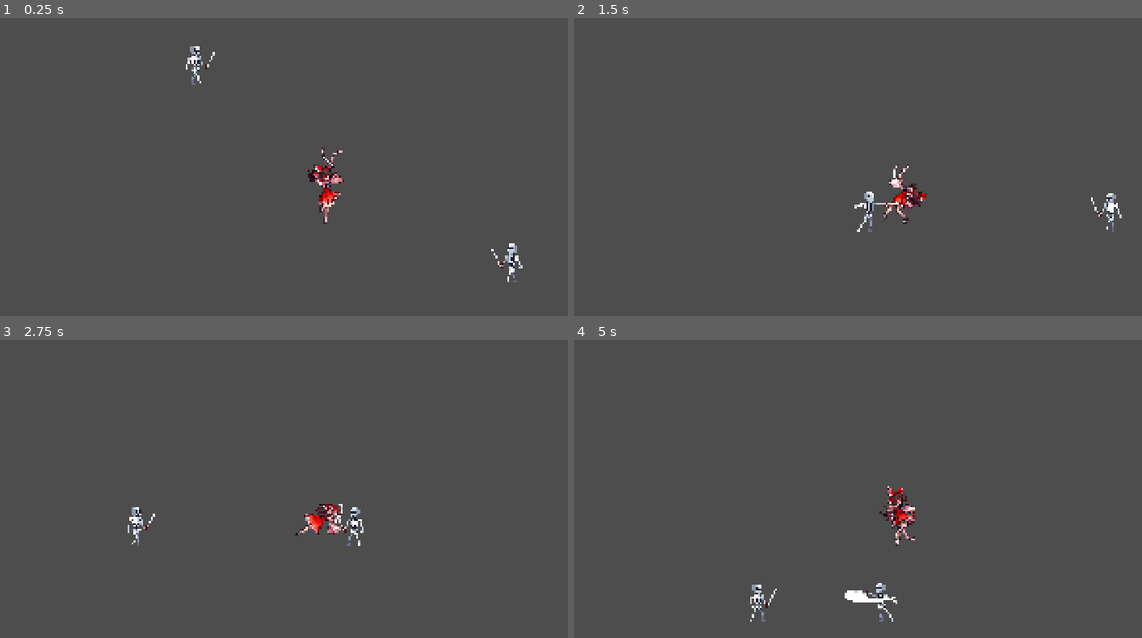
Above: before the commit, frames 1-4 (two rows, left to right).
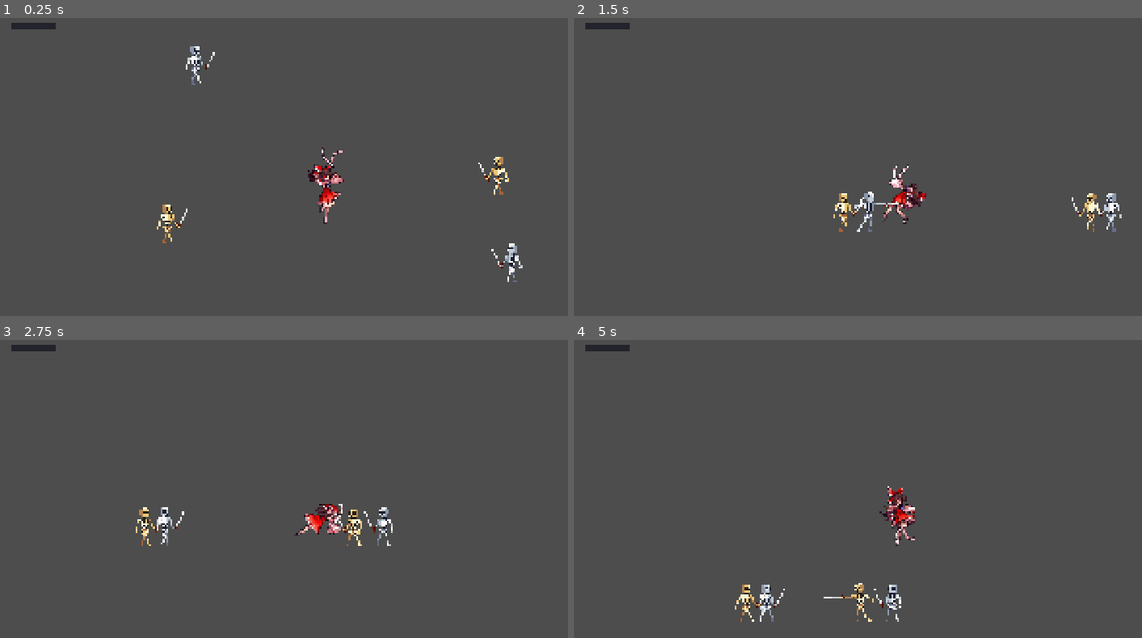
Above: after the commit, the same moments.

Repository: Shelvs-k/trabalho-godot-ufc
Game: Godot game, scene res://scenes/levels/fase_1.tscn
Same seed, same stepped clock (60 frames per second), same inputs: the game is played once before the commit and once after it.
Inputs (mouse positions are in pixels of both pictures, inside the frame that each line leads up to):
- Up to frame 1 (0.25 s): no input
- Up to frame 2 (1.5 s): move the mouse to (1039, 175) at 0.52 s; hold A (right) from 0.53 s (still down); click (1039, 175) at 0.6 s; tap W (jump) at 0.77 s; move the mouse to (767, 211) at 1.27 s; click (767, 211) at 1.35 s
- Up to frame 3 (2.75 s): tap W (jump) at 1.52 s; move the mouse to (386, 435) at 2.02 s; release A (right) at 2.03 s; hold D (left) from 2.03 s (still down); hold Shift (run) from 2.03 s (still down); click (386, 435) at 2.3 s
- Up to frame 4 (5 s): move the mouse to (863, 587) at 2.77 s; release D (left) at 2.78 s; release Shift (run) at 2.78 s; hold A (right) 2.78-4.28 s; click (863, 587) at 2.85 s; tap W (jump) at 3.02, 3.77, 4.52 s; move the mouse to (1090, 569) at 3.52 s; click (1090, 569) at 3.6 s; move the mouse to (704, 462) at 4.27 s; hold D (left) from 4.28 s (still down); tap Shift (run) at 4.35 s; click (704, 462) at 4.55 s

The runs differ from the first frame. In frame 1, 0.6% of the frame differs, in the area x 1-90%, y 1-76%; in frame 2, 0.6%; in frame 3, 1.1%; in frame 4, 1.3%, in the area x 1-58%, y 1-95%.

Commit message:
Adicionado barra de vida inicial

Diff:
--- /dev/null
+++ b/scenes/enemies/skeleton_yellow.tscn
@@ -0,0 +1,469 @@
+[gd_scene format=3 uid="uid://cu83iifmnyq3"]
+
+[ext_resource type="Script" uid="uid://dn66h8bqrxniv" path="res://scripts/enemies/skeleton_white.gd" id="1_44vgj"]
+[ext_resource type="Texture2D" uid="uid://inesj1pcti8s" path="res://sprites/enemies/Skeleton_Yellow/Skeleton_01_Yellow_Attack1.png" id="2_sviog"]
+[ext_resource type="Texture2D" uid="uid://cgy0qg051jkqx" path="res://sprites/enemies/Skeleton_Yellow/Skeleton_01_Yellow_Attack2.png" id="3_oo25e"]
+[ext_resource type="Texture2D" uid="uid://bd51xt3q8smjj" path="res://sprites/enemies/Skeleton_Yellow/Skeleton_01_Yellow_Die.png" id="4_o6xwd"]
+[ext_resource type="Texture2D" uid="uid://cdf81ltdo1svj" path="res://sprites/enemies/Skeleton_Yellow/Skeleton_01_Yellow_Hurt.png" id="5_tkwaa"]
+[ext_resource type="Texture2D" uid="uid://uaxtiit1706k" path="res://sprites/enemies/Skeleton_Yellow/Skeleton_01_Yellow_Idle.png" id="6_twoqx"]
+[ext_resource type="Texture2D" uid="uid://boor7vrvqg1b7" path="res://sprites/enemies/Skeleton_Yellow/Skeleton_01_Yellow_Walk.png" id="7_qji2g"]
+
+[sub_resource type="AtlasTexture" id="AtlasTexture_2h7pa"]
+atlas = ExtResource("2_sviog")
+region = Rect2(0, 0, 96, 64)
+
+[sub_resource type="AtlasTexture" id="AtlasTexture_16m2j"]
+atlas = ExtResource("2_sviog")
+region = Rect2(96, 0, 96, 64)
+
+[sub_resource type="AtlasTexture" id="AtlasTexture_6o8de"]
+atlas = ExtResource("2_sviog")
+region = Rect2(192, 0, 96, 64)
+
+[sub_resource type="AtlasTexture" id="AtlasTexture_vbff8"]
+atlas = ExtResource("2_sviog")
+region = Rect2(288, 0, 96, 64)
+
+[sub_resource type="AtlasTexture" id="AtlasTexture_0r88w"]
+atlas = ExtResource("2_sviog")
+region = Rect2(384, 0, 96, 64)
+
+[sub_resource type="AtlasTexture" id="AtlasTexture_h5vh6"]
+atlas = ExtResource("2_sviog")
+region = Rect2(480, 0, 96, 64)
+
+[sub_resource type="AtlasTexture" id="AtlasTexture_ivah3"]
+atlas = ExtResource("2_sviog")
+region = Rect2(576, 0, 96, 64)
+
+[sub_resource type="AtlasTexture" id="AtlasTexture_jv0db"]
+atlas = ExtResource("2_sviog")
+region = Rect2(672, 0, 96, 64)
+
+[sub_resource type="AtlasTexture" id="AtlasTexture_nxyr5"]
+atlas = ExtResource("2_sviog")
+region = Rect2(768, 0, 96, 64)
+
+[sub_resource type="AtlasTexture" id="AtlasTexture_0c1qt"]
+atlas = ExtResource("2_sviog")
+region = Rect2(864, 0, 96, 64)
+
+[sub_resource type="AtlasTexture" id="AtlasTexture_g5tv7"]
+atlas = ExtResource("3_oo25e")
+region = Rect2(0, 0, 96, 64)
+
+[sub_resource type="AtlasTexture" id="AtlasTexture_vwkr0"]
+atlas = ExtResource("3_oo25e")
+region = Rect2(96, 0, 96, 64)
+
+[sub_resource type="AtlasTexture" id="AtlasTexture_rodd8"]
+atlas = ExtResource("3_oo25e")
+region = Rect2(192, 0, 96, 64)
+
+[sub_resource type="AtlasTexture" id="AtlasTexture_gsq5l"]
+atlas = ExtResource("3_oo25e")
+region = Rect2(288, 0, 96, 64)
+
+[sub_resource type="AtlasTexture" id="AtlasTexture_8byc8"]
+atlas = ExtResource("3_oo25e")
+region = Rect2(384, 0, 96, 64)
+
+[sub_resource type="AtlasTexture" id="AtlasTexture_dga1j"]
+atlas = ExtResource("3_oo25e")
+region = Rect2(480, 0, 96, 64)
+
+[sub_resource type="AtlasTexture" id="AtlasTexture_n5sk2"]
+atlas = ExtResource("3_oo25e")
+region = Rect2(576, 0, 96, 64)
+
+[sub_resource type="AtlasTexture" id="AtlasTexture_ymxti"]
+atlas = ExtResource("3_oo25e")
+region = Rect2(672, 0, 96, 64)
+
+[sub_resource type="AtlasTexture" id="AtlasTexture_lcb6k"]
+atlas = ExtResource("3_oo25e")
+region = Rect2(768, 0, 96, 64)
+
+[sub_resource type="AtlasTexture" id="AtlasTexture_44vgj"]
+atlas = ExtResource("4_o6xwd")
+region = Rect2(0, 0, 96, 64)
+
+[sub_resource type="AtlasTexture" id="AtlasTexture_sviog"]
+atlas = ExtResource("4_o6xwd")
+region = Rect2(96, 0, 96, 64)
+
+[sub_resource type="AtlasTexture" id="AtlasTexture_oo25e"]
+atlas = ExtResource("4_o6xwd")
+region = Rect2(192, 0, 96, 64)
+
+[sub_resource type="AtlasTexture" id="AtlasTexture_o6xwd"]
+atlas = ExtResource("4_o6xwd")
+region = Rect2(288, 0, 96, 64)
+
+[sub_resource type="AtlasTexture" id="AtlasTexture_tkwaa"]
+atlas = ExtResource("4_o6xwd")
+region = Rect2(384, 0, 96, 64)
+
+[sub_resource type="AtlasTexture" id="AtlasTexture_twoqx"]
+atlas = ExtResource("4_o6xwd")
+region = Rect2(480, 0, 96, 64)
+
+[sub_resource type="AtlasTexture" id="AtlasTexture_qji2g"]
+atlas = ExtResource("4_o6xwd")
+region = Rect2(576, 0, 96, 64)
+
+[sub_resource type="AtlasTexture" id="AtlasTexture_pyoyu"]
+atlas = ExtResource("4_o6xwd")
+region = Rect2(672, 0, 96, 64)
+
+[sub_resource type="AtlasTexture" id="AtlasTexture_t0per"]
+atlas = ExtResource("4_o6xwd")
+region = Rect2(768, 0, 96, 64)
+
+[sub_resource type="AtlasTexture" id="AtlasTexture_tekdy"]
+atlas = ExtResource("4_o6xwd")
+region = Rect2(864, 0, 96, 64)
+
+[sub_resource type="AtlasTexture" id="AtlasTexture_6mrjm"]
+atlas = ExtResource("4_o6xwd")
+region = Rect2(960, 0, 96, 64)
+
+[sub_resource type="AtlasTexture" id="AtlasTexture_icgvg"]
+atlas = ExtResource("4_o6xwd")
+region = Rect2(1056, 0, 96, 64)
+
+[sub_resource type="AtlasTexture" id="AtlasTexture_06v66"]
+atlas = ExtResource("4_o6xwd")
+region = Rect2(1152, 0, 96, 64)
+
+[sub_resource type="AtlasTexture" id="AtlasTexture_0tjjk"]
+atlas = ExtResource("5_tkwaa")
+region = Rect2(0, 0, 96, 64)
+
+[sub_resource type="AtlasTexture" id="AtlasTexture_1hokt"]
+atlas = ExtResource("5_tkwaa")
+region = Rect2(96, 0, 96, 64)
+
+[sub_resource type="AtlasTexture" id="AtlasTexture_g41xw"]
+atlas = ExtResource("5_tkwaa")
+region = Rect2(192, 0, 96, 64)
+
+[sub_resource type="AtlasTexture" id="AtlasTexture_guk3w"]
+atlas = ExtResource("5_tkwaa")
+region = Rect2(288, 0, 96, 64)
+
+[sub_resource type="AtlasTexture" id="AtlasTexture_bp65l"]
+atlas = ExtResource("5_tkwaa")
+region = Rect2(384, 0, 96, 64)
+
+[sub_resource type="AtlasTexture" id="AtlasTexture_366fw"]
+atlas = ExtResource("6_twoqx")
+region = Rect2(0, 0, 96, 64)
+
+[sub_resource type="AtlasTexture" id="AtlasTexture_kmqk1"]
+atlas = ExtResource("6_twoqx")
+region = Rect2(96, 0, 96, 64)
+
+[sub_resource type="AtlasTexture" id="AtlasTexture_88ixn"]
+atlas = ExtResource("6_twoqx")
+region = Rect2(192, 0, 96, 64)
+
+[sub_resource type="AtlasTexture" id="AtlasTexture_v17mb"]
+atlas = ExtResource("6_twoqx")
+region = Rect2(288, 0, 96, 64)
+
+[sub_resource type="AtlasTexture" id="AtlasTexture_3qekt"]
+atlas = ExtResource("6_twoqx")
+region = Rect2(384, 0, 96, 64)
+
+[sub_resource type="AtlasTexture" id="AtlasTexture_2vgra"]
+atlas = ExtResource("6_twoqx")
+region = Rect2(480, 0, 96, 64)
+
+[sub_resource type="AtlasTexture" id="AtlasTexture_7omw2"]
+atlas = ExtResource("6_twoqx")
+region = Rect2(576, 0, 96, 64)
+
+[sub_resource type="AtlasTexture" id="AtlasTexture_cr1qq"]
+atlas = ExtResource("6_twoqx")
+region = Rect2(672, 0, 96, 64)
+
+[sub_resource type="AtlasTexture" id="AtlasTexture_y7273"]
+atlas = ExtResource("7_qji2g")
+region = Rect2(0, 0, 96, 64)
+
+[sub_resource type="AtlasTexture" id="AtlasTexture_a4rls"]
+atlas = ExtResource("7_qji2g")
+region = Rect2(96, 0, 96, 64)
+
+[sub_resource type="AtlasTexture" id="AtlasTexture_5oyxk"]
+atlas = ExtResource("7_qji2g")
+region = Rect2(192, 0, 96, 64)
+
+[sub_resource type="AtlasTexture" id="AtlasTexture_nd24c"]
+atlas = ExtResource("7_qji2g")
+region = Rect2(288, 0, 96, 64)
+
+[sub_resource type="AtlasTexture" id="AtlasTexture_gffk2"]
+atlas = ExtResource("7_qji2g")
+region = Rect2(384, 0, 96, 64)
+
+[sub_resource type="AtlasTexture" id="AtlasTexture_4ky5c"]
+atlas = ExtResource("7_qji2g")
+region = Rect2(480, 0, 96, 64)
+
+[sub_resource type="AtlasTexture" id="AtlasTexture_a1jaq"]
+atlas = ExtResource("7_qji2g")
+region = Rect2(576, 0, 96, 64)
+
+[sub_resource type="AtlasTexture" id="AtlasTexture_80bcx"]
+atlas = ExtResource("7_qji2g")
+region = Rect2(672, 0, 96, 64)
+
+[sub_resource type="AtlasTexture" id="AtlasTexture_rtdrm"]
+atlas = ExtResource("7_qji2g")
+region = Rect2(768, 0, 96, 64)
+
+[sub_resource type="AtlasTexture" id="AtlasTexture_2pgnu"]
+atlas = ExtResource("7_qji2g")
+region = Rect2(864, 0, 96, 64)
+
+[sub_resource type="SpriteFrames" id="SpriteFrames_ssr6t"]
+animations = [{
+"frames": [{
+"duration": 1.0,
+"texture": SubResource("AtlasTexture_2h7pa")
+}, {
+"duration": 1.0,
+"texture": SubResource("AtlasTexture_16m2j")
+}, {
+"duration": 1.0,
+"texture": SubResource("AtlasTexture_6o8de")
+}, {
+"duration": 1.0,
+"texture": SubResource("AtlasTexture_vbff8")
+}, {
+"duration": 1.0,
+"texture": SubResource("AtlasTexture_0r88w")
+}, {
+"duration": 1.0,
+"texture": SubResource("AtlasTexture_h5vh6")
+}, {
+"duration": 1.0,
+"texture": SubResource("AtlasTexture_ivah3")
+}, {
+"duration": 1.0,
+"texture": SubResource("AtlasTexture_jv0db")
+}, {
+"duration": 1.0,
+"texture": SubResource("AtlasTexture_nxyr5")
+}, {
+"duration": 1.0,
+"texture": SubResource("AtlasTexture_0c1qt")
+}],
+"loop": 0,
+"name": &"attack_01",
+"speed": 16.0
+}, {
+"frames": [{
+"duration": 1.0,
+"texture": SubResource("AtlasTexture_g5tv7")
+}, {
+"duration": 1.0,
+"texture": SubResource("AtlasTexture_vwkr0")
+}, {
+"duration": 1.0,
+"texture": SubResource("AtlasTexture_rodd8")
+}, {
+"duration": 1.0,
+"texture": SubResource("AtlasTexture_gsq5l")
+}, {
+"duration": 1.0,
+"texture": SubResource("AtlasTexture_8byc8")
+}, {
+"duration": 1.0,
+"texture": SubResource("AtlasTexture_dga1j")
+}, {
+"duration": 1.0,
+"texture": SubResource("AtlasTexture_n5sk2")
+}, {
+"duration": 1.0,
+"texture": SubResource("AtlasTexture_ymxti")
+}, {
+"duration": 1.0,
+"texture": SubResource("AtlasTexture_lcb6k")
+}],
+"loop": 0,
+"name": &"attack_02",
+"speed": 16.0
+}, {
+"frames": [{
+"duration": 1.0,
+"texture": SubResource("AtlasTexture_44vgj")
+}, {
+"duration": 1.0,
+"texture": SubResource("AtlasTexture_sviog")
+}, {
+"duration": 1.0,
+"texture": SubResource("AtlasTexture_oo25e")
+}, {
+"duration": 1.0,
+"texture": SubResource("AtlasTexture_o6xwd")
+}, {
+"duration": 1.0,
+"texture": SubResource("AtlasTexture_tkwaa")
+}, {
+"duration": 1.0,
+"texture": SubResource("AtlasTexture_twoqx")
+}, {
+"duration": 1.0,
+"texture": SubResource("AtlasTexture_qji2g")
+}, {
+"duration": 1.0,
+"texture": SubResource("AtlasTexture_pyoyu")
+}, {
+"duration": 1.0,
+"texture": SubResource("AtlasTexture_t0per")
+}, {
+"duration": 1.0,
+"texture": SubResource("AtlasTexture_tekdy")
+}, {
+"duration": 1.0,
+"texture": SubResource("AtlasTexture_6mrjm")
+}, {
+"duration": 1.0,
+"texture": SubResource("AtlasTexture_icgvg")
+}, {
+"duration": 1.0,
+"texture": SubResource("AtlasTexture_06v66")
+}],
+"loop": 0,
+"name": &"die",
+"speed": 16.0
+}, {
+"frames": [{
+"duration": 1.0,
+"texture": SubResource("AtlasTexture_0tjjk")
+}, {
+"duration": 1.0,
+"texture": SubResource("AtlasTexture_1hokt")
+}, {
+"duration": 1.0,
+"texture": SubResource("AtlasTexture_g41xw")
+}, {
+"duration": 1.0,
+"texture": SubResource("AtlasTexture_guk3w")
+}, {
+"duration": 1.0,
+"texture": SubResource("AtlasTexture_bp65l")
+}],
+"loop": 0,
+"name": &"hurt",
+"speed": 16.0
+}, {
+"frames": [{
+"duration": 1.0,
+"texture": SubResource("AtlasTexture_366fw")
+}, {
+"duration": 1.0,
+"texture": SubResource("AtlasTexture_kmqk1")
+}, {
+"duration": 1.0,
+"texture": SubResource("AtlasTexture_88ixn")
+}, {
+"duration": 1.0,
+"texture": SubResource("AtlasTexture_v17mb")
+}, {
+"duration": 1.0,
+"texture": SubResource("AtlasTexture_3qekt")
+}, {
+"duration": 1.0,
+"texture": SubResource("AtlasTexture_2vgra")
+}, {
+"duration": 1.0,
+"texture": SubResource("AtlasTexture_7omw2")
+}, {
+"duration": 1.0,
+"texture": SubResource("AtlasTexture_cr1qq")
+}],
+"loop": 1,
+"name": &"idle",
+"speed": 16.0
+}, {
+"frames": [{
+"duration": 1.0,
+"texture": SubResource("AtlasTexture_y7273")
+}, {
+"duration": 1.0,
+"texture": SubResource("AtlasTexture_a4rls")
+}, {
+"duration": 1.0,
+"texture": SubResource("AtlasTexture_5oyxk")
+}, {
+"duration": 1.0,
+"texture": SubResource("AtlasTexture_nd24c")
+}, {
+"duration": 1.0,
+"texture": SubResource("AtlasTexture_gffk2")
+}, {
+"duration": 1.0,
+"texture": SubResource("AtlasTexture_4ky5c")
+}, {
+"duration": 1.0,
+"texture": SubResource("AtlasTexture_a1jaq")
+}, {
+"duration": 1.0,
+"texture": SubResource("AtlasTexture_80bcx")
+}, {
+"duration": 1.0,
+"texture": SubResource("AtlasTexture_rtdrm")
+}, {
+"duration": 1.0,
+"texture": SubResource("AtlasTexture_2pgnu")
+}],
+"loop": 1,
+"name": &"walk",
+"speed": 16.0
+}]
+
+[sub_resource type="RectangleShape2D" id="RectangleShape2D_5f45g"]
+size = Vector2(23, 3)
+
+[sub_resource type="RectangleShape2D" id="RectangleShape2D_udo7l"]
+size = Vector2(37, 21)
+
+[sub_resource type="RectangleShape2D" id="RectangleShape2D_q246o"]
+size = Vector2(23, 43.2)
+
+[node name="CharacterBody2D" type="CharacterBody2D" unique_id=226562393]
+scale = Vector2(2.5, 2.5)
+script = ExtResource("1_44vgj")
+vida_maxima = 5
+
+[node name="Sprite" type="AnimatedSprite2D" parent="." unique_id=1644354511]
+texture_filter = 1
+scale = Vector2(0.99999994, 0.99999994)
+sprite_frames = SubResource("SpriteFrames_ssr6t")
+animation = &"die"
+frame = 12
+frame_progress = 1.0
+
+[node name="Colisão" type="CollisionShape2D" parent="." unique_id=1192462691]
+position = Vector2(-4.5, 30.5)
+shape = SubResource("RectangleShape2D_5f45g")
+
+[node name="Hitbox" type="Area2D" parent="." unique_id=776089778]
+
+[node name="Colisão" type="CollisionShape2D" parent="Hitbox" unique_id=408060042]
+position = Vector2(25.5, 3.5)
+shape = SubResource("RectangleShape2D_udo7l")
+
+[node name="Hurtbox" type="Area2D" parent="." unique_id=464447244]
+collision_layer = 5
+collision_mask = 3
+
+[node name="Colisão" type="CollisionShape2D" parent="Hurtbox" unique_id=1490149211]
+position = Vector2(-4.4999995, 7.599999)
+scale = Vector2(0.99999994, 0.99999994)
+shape = SubResource("RectangleShape2D_q246o")
+debug_color = Color(0.98986727, 0, 0.29087272, 0.41960785)
--- a/scenes/levels/fase_1.tscn
+++ b/scenes/levels/fase_1.tscn
@@ -2,6 +2,8 @@
 
 [ext_resource type="PackedScene" uid="uid://c8lea5njsc8ty" path="res://scenes/player/reimu.tscn" id="1_1ocf6"]
 [ext_resource type="PackedScene" uid="uid://3sbxvg8x67t4" path="res://scenes/enemies/skeleton_white.tscn" id="2_u1f2d"]
+[ext_resource type="PackedScene" uid="uid://cu83iifmnyq3" path="res://scenes/enemies/skeleton_yellow.tscn" id="3_5kpeh"]
+[ext_resource type="PackedScene" uid="uid://db17cqo18u7bm" path="res://scenes/ui/hud.tscn" id="4_hud"]
 
 [sub_resource type="RectangleShape2D" id="RectangleShape2D_4kxuq"]
 size = Vector2(1972, 208)
@@ -24,3 +26,11 @@
 
 [node name="Skeleton_White2" parent="." unique_id=976759248 instance=ExtResource("2_u1f2d")]
 position = Vector2(89.99999, 65.99999)
+
+[node name="CharacterBody2D" parent="." unique_id=226562393 instance=ExtResource("3_5kpeh")]
+position = Vector2(1024, 396)
+
+[node name="CharacterBody2D2" parent="." unique_id=1591156477 instance=ExtResource("3_5kpeh")]
+position = Vector2(7, 538)
+
+[node name="HUD" parent="." instance=ExtResource("4_hud")]
--- a/scenes/player/reimu.tscn
+++ b/scenes/player/reimu.tscn
@@ -537,7 +537,7 @@
 [node name="Sprite" type="AnimatedSprite2D" parent="." unique_id=1107217898]
 sprite_frames = SubResource("SpriteFrames_4kxuq")
 animation = &"idle"
-frame_progress = 0.564226
+frame_progress = 0.11996308
 
 [node name="Hitbox" type="Area2D" parent="." unique_id=1336153033 groups=["player_hitbox"]]
 collision_layer = 3
--- /dev/null
+++ b/scenes/ui/hud.tscn
@@ -0,0 +1,32 @@
+[gd_scene format=3 uid="uid://db17cqo18u7bm"]
+
+[ext_resource type="Script" path="res://scripts/ui/hud.gd" id="1_hud"]
+[ext_resource type="AtlasTexture" uid="uid://qldtah12lgnl" path="res://sprites/environment/new_atlas_texture.tres" id="2_barra"]
+
+[node name="HUD" type="CanvasLayer" unique_id=1667389072]
+script = ExtResource("1_hud")
+
+[node name="Interface" type="Control" parent="." unique_id=1043007268]
+layout_mode = 3
+anchors_preset = 0
+offset_right = 1920.0
+offset_bottom = 1080.0
+
+[node name="FundoBarraVida" type="ColorRect" parent="Interface"]
+offset_left = 32.0
+offset_top = 32.0
+offset_right = 168.0
+offset_bottom = 52.0
+color = Color(0.12, 0.12, 0.16, 0.9)
+mouse_filter = 2
+
+[node name="BarraVida" type="TextureProgressBar" parent="Interface" unique_id=2141390181]
+layout_mode = 0
+offset_left = 32.0
+offset_top = 32.0
+offset_right = 168.0
+offset_bottom = 52.0
+max_value = 5.0
+texture_filter = 1
+texture_progress = ExtResource("2_barra")
+mouse_filter = 2
--- a/scripts/player/reimu.gd
+++ b/scripts/player/reimu.gd
@@ -1,5 +1,7 @@
 
 extends CharacterBody2D
+
+signal vida_atualizada(vida_atual: int, vida_maxima: int)
 
 @onready var animReimu: AnimatedSprite2D = $Sprite
 @onready var hitbox: Area2D = $Hitbox
@@ -287,6 +289,7 @@
 		return false
 
 	vida = maxi(0, vida - dano)
+	vida_atualizada.emit(vida, vida_maxima)
 
 	invulneravel = true
 	tempo_invulneravel = tempo_invulnerabilidade
--- /dev/null
+++ b/scripts/ui/hud.gd
@@ -0,0 +1,22 @@
+extends CanvasLayer
+
+@onready var barra_vida: TextureProgressBar = $Interface/BarraVida
+
+var jogador: Node
+
+
+func _ready() -> void:
+	jogador = get_tree().get_first_node_in_group("player")
+	if jogador == null:
+		push_warning("HUD: nenhum jogador foi encontrado no grupo 'player'.")
+		return
+
+	if jogador.has_signal("vida_atualizada"):
+		jogador.connect("vida_atualizada", _atualizar_vida)
+
+	_atualizar_vida(int(jogador.get("vida")), int(jogador.get("vida_maxima")))
+
+
+func _atualizar_vida(vida_atual: int, vida_maxima: int) -> void:
+	barra_vida.max_value = vida_maxima
+	barra_vida.value = vida_atual
--- /dev/null
+++ b/sprites/environment/new_atlas_texture.tres
@@ -0,0 +1,7 @@
+[gd_resource type="AtlasTexture" format=3 uid="uid://qldtah12lgnl"]
+
+[ext_resource type="Texture2D" uid="uid://dnhx2s2eynj5m" path="res://sprites/environment/All.png" id="1_hluuy"]
+
+[resource]
+atlas = ExtResource("1_hluuy")
+region = Rect2(631, 70, 34, 5)
Not shown, changed: creditos.txt
Not shown, added: scripts/ui/hud.gd.uid
Binary file added: sprites/environment/All.png
Not shown, added: sprites/environment/All.png.import
